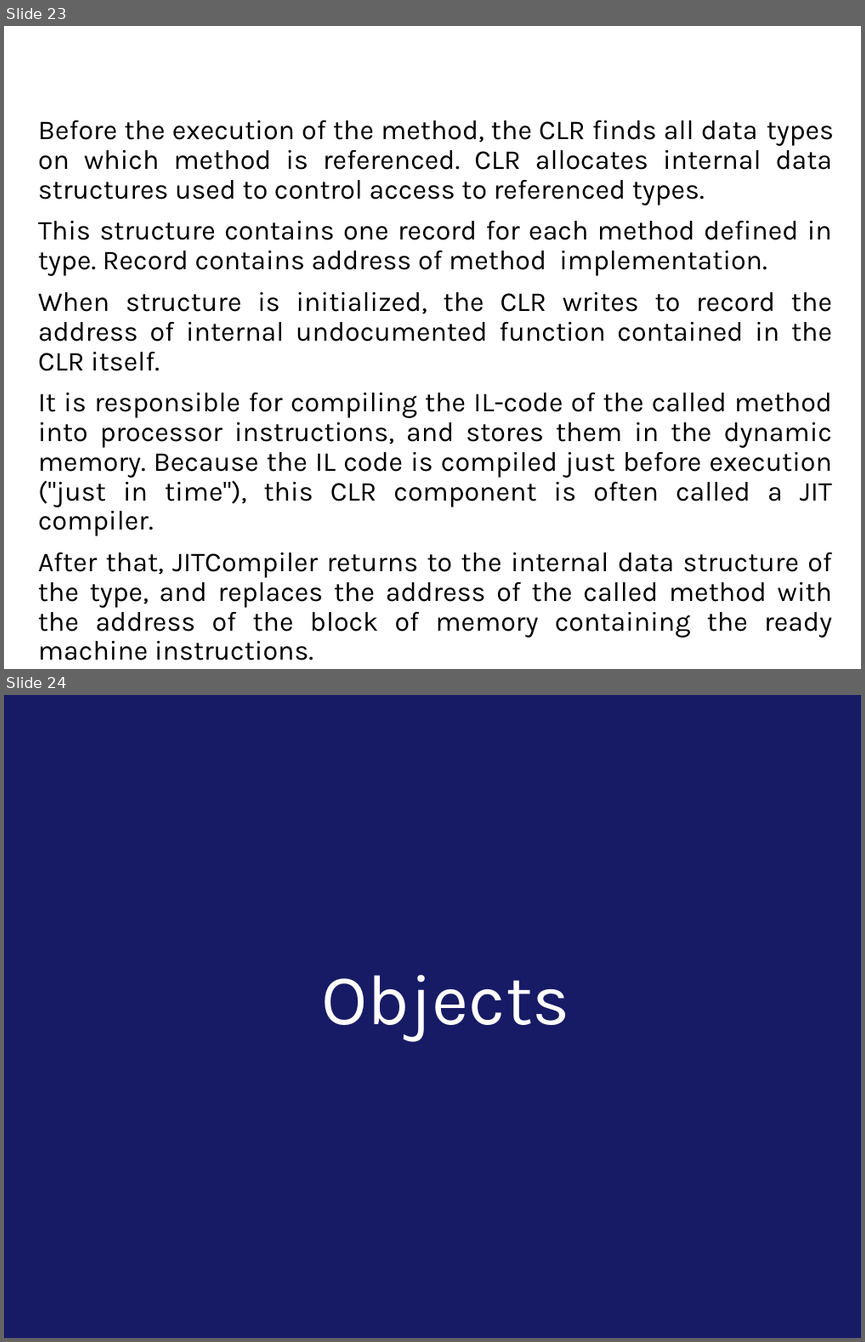
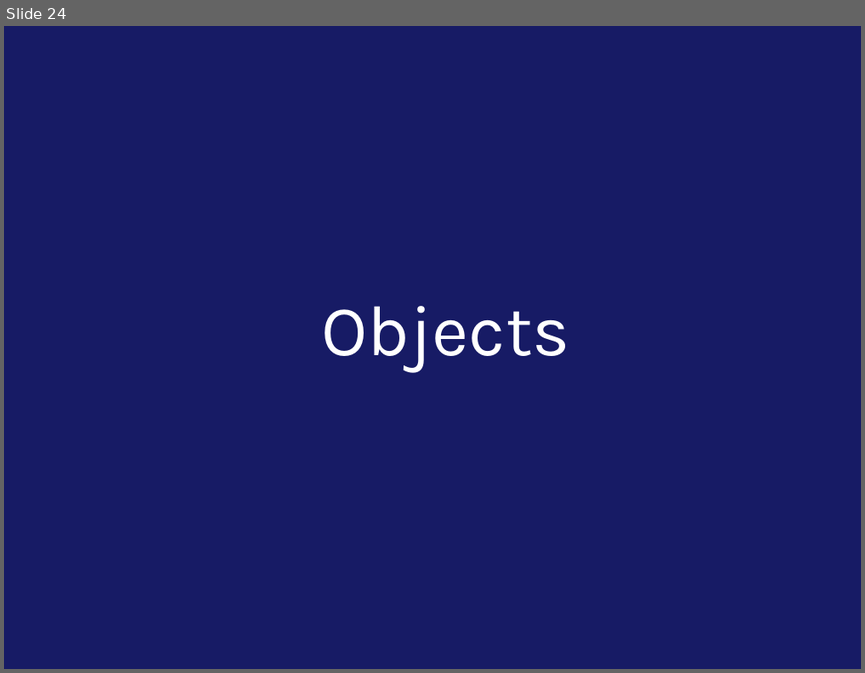
Before and after one commit to tarasiscom/Lv-273, a slide deck: Education/Execution model.pptx. Shown one above the other, each under a label of ours: slides 23 and 24 before the commit, slide 24 after it. The pictures are 865x1342 and 865x673 pixels, drawn with LibreOffice and Linux fonts; fonts in the diff are those of the drawing; background and template pictures are left out. Boxes give left, top, right and bottom in pixels: in the first picture for what was removed or moved away, otherwise in the second. Text is boxed around its words. In the diff, an @@ line names an element or a change of style, - is before the commit and + after.

```diff
--- a/Education/Execution model.pptx
+++ b/Education/Execution model.pptx
@@ slide 23 removed at bbox=[4, 26, 861, 669], background #FFFFFF @@
@@ text removed at bbox=[38, 120, 834, 637] @@
-Before the execution of the method, the CLR finds all data types on which method is referenced. CLR allocates internal data structures used to control access to referenced types.
-This structure contains one record for each method defined in type. Record contains address of method implementation.
-When structure is initialized, the CLR writes to record the address of internal undocumented function contained in the CLR itself.
-It is responsible for compiling the IL-code of the called method into processor instructions, and stores them in the dynamic memory. Because the IL code is compiled just before execution ("just in time"), this CLR component is often called a JIT compiler.
-After that, JITCompiler returns to the internal data structure of the type, and replaces the address of the called method with the address of the block of memory containing the ready machine instructions.
```
Also in this commit, not shown: 1 slide changed, 3 slides added, 2 other slides removed.
